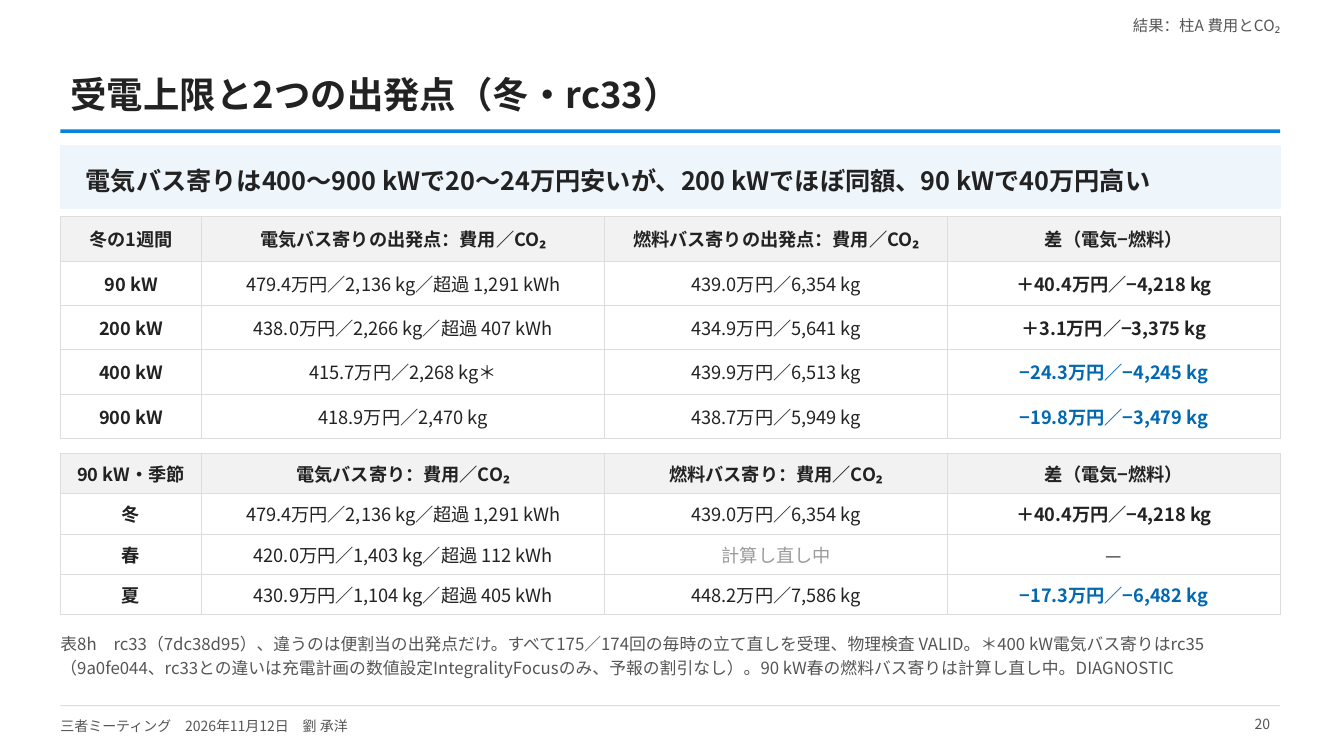
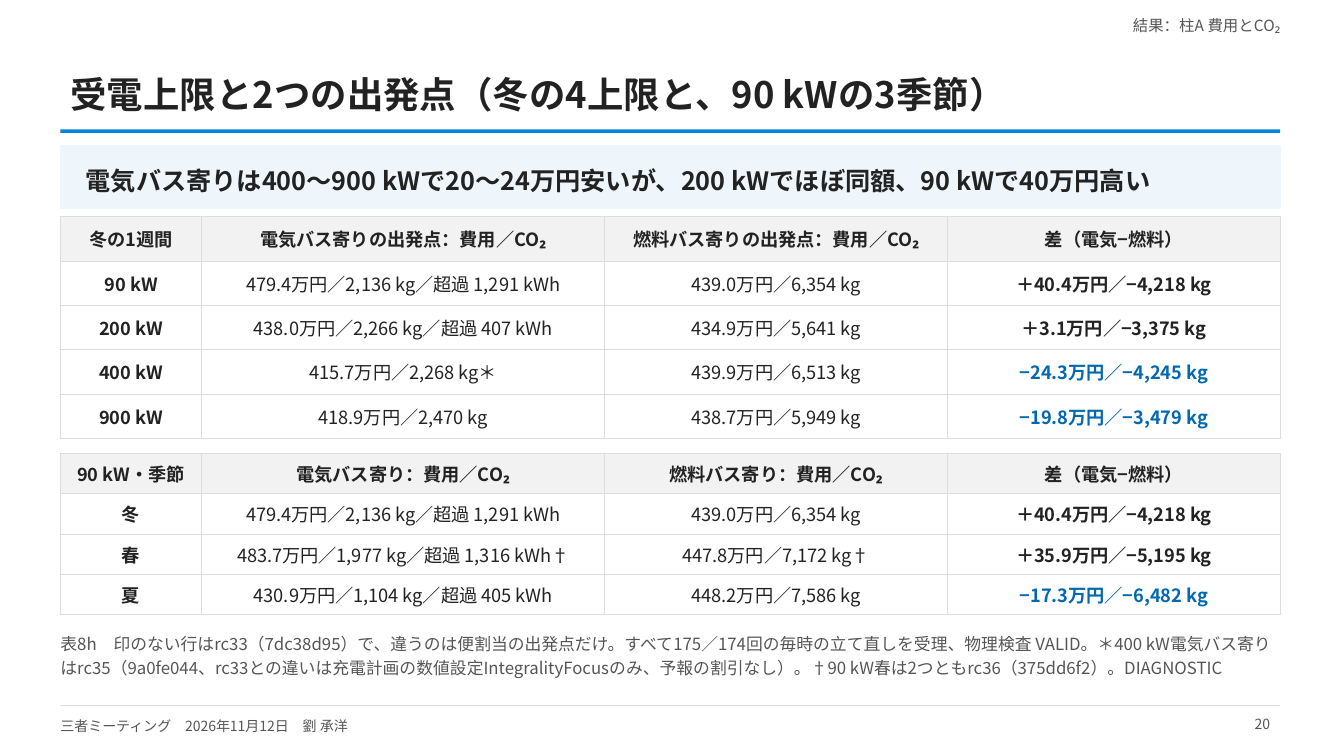
Before and after one commit to CYLIU2003/master-course, a slide deck: slide 20 of outcome/2026-11-12_three_party/three_party_20261112.pptx. Drawn at 1344x756 pixels with LibreOffice and Linux fonts; fonts in the diff are those of the drawing. Boxes give left, top, right and bottom in pixels: in the first picture for what was removed or moved away, otherwise in the second. Text is boxed around its words. In the diff, an @@ line names an element or a change of style, - is before the commit and + after.

```diff
--- a/outcome/2026-11-12_three_party/three_party_20261112.pptx
+++ b/outcome/2026-11-12_three_party/three_party_20261112.pptx
@@ title at [70,77,1006,112]: text changed @@
-受電上限と2つの出発点（冬・rc33）
+受電上限と2つの出発点（冬の4上限と、90 kWの3季節）
@@ table at [60,454,1280,611] @@
-row 3: 春 | 420.0万円／1,403 kg／超過 112 kWh | 計算し直し中 | —
+row 3: 春 | 483.7万円／1,977 kg／超過 1,316 kWh† | 447.8万円／7,172 kg† | ＋35.9万円／−5,195 kg
@@ text at [60,636,1222,678]: text changed @@
-表8h rc33（7dc38d95）、違うのは便割当の出発点だけ。すべて175／174回の毎時の立て直しを受理、物理検査 VALID。＊400 kW電気バス寄りはrc35（9a0fe044、rc33との違いは充電計画の数値設定IntegralityFocusのみ、予報の割引なし）。90 kW春の燃料バス寄りは計算し直し中。DIAGNOSTIC
+表8h 印のない行はrc33（7dc38d95）で、違うのは便割当の出発点だけ。すべて175／174回の毎時の立て直しを受理、物理検査 VALID。＊400 kW電気バス寄りはrc35（9a0fe044、rc33との違いは充電計画の数値設定IntegralityFocusのみ、予報の割引なし）。†90 kW春は2つともrc36（375dd6f2）。DIAGNOSTIC
```
Also in this commit, not shown: 9 other slides changed, 5 other files.
